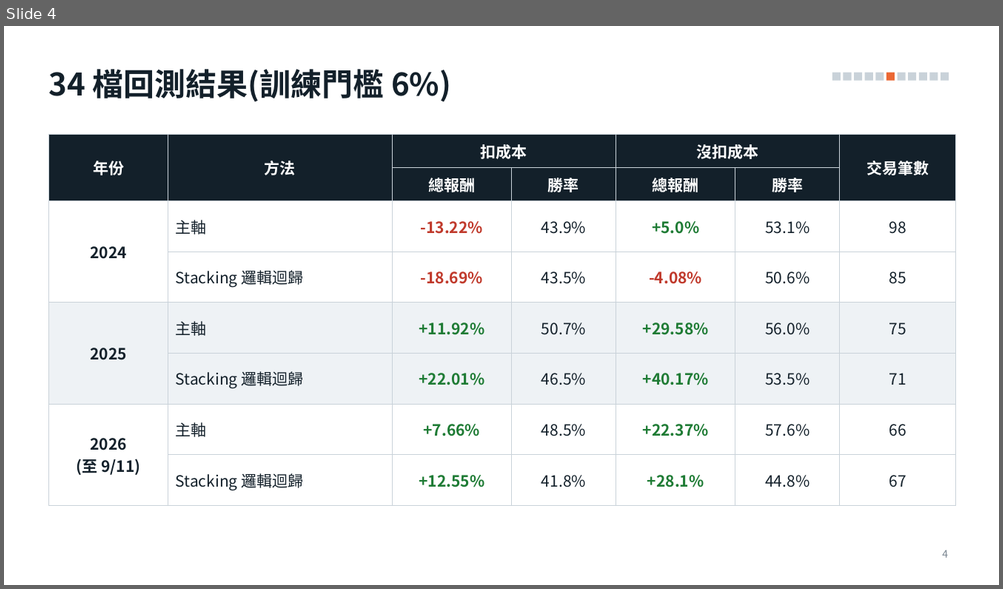
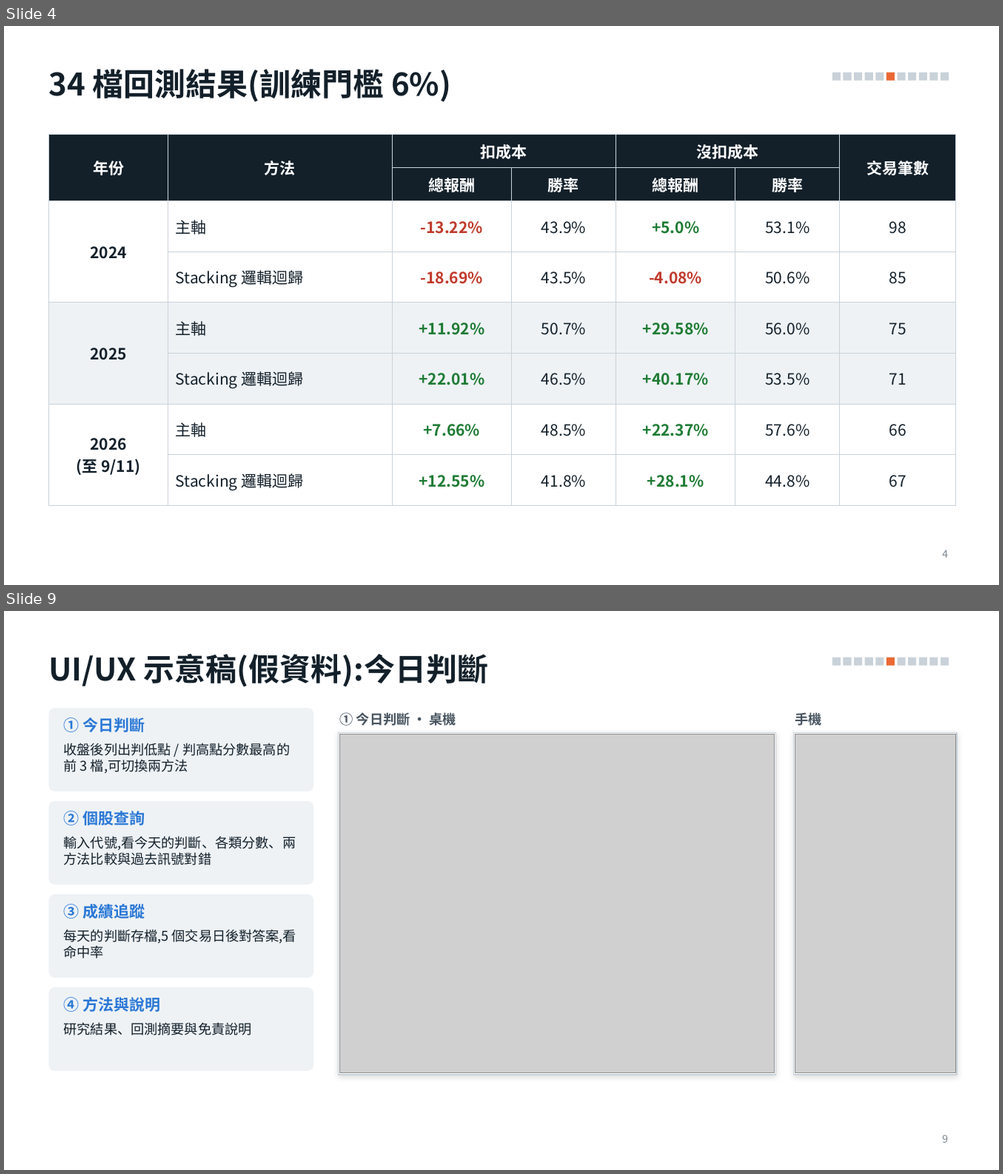
Before and after one commit to alextixu/fcukproject, a slide deck: method_kline_peak/report/kline_peak_report.pptx. Shown one above the other, each under a label of ours: slide 4 before the commit, slides 4 and 9 after it; the slides between them are not shown. The pictures are 1003x589 and 1003x1174 pixels, drawn with LibreOffice and Linux fonts; fonts in the diff are those of the drawing; grey boxes stand for pictures. Boxes give left, top, right and bottom in pixels: in the first picture for what was removed or moved away, otherwise in the second. Text is boxed around its words. In the diff, an @@ line names an element or a change of style, - is before the commit and + after.

```diff
--- a/method_kline_peak/report/kline_peak_report.pptx
+++ b/method_kline_peak/report/kline_peak_report.pptx
@@ slide 9 added at box(4, 611, 999, 1170), background #FFFFFF; not listed: 11 template elements that a slide beside it also shows @@
@@ title added at box(48, 654, 488, 687), 30 pt, text #13202A, bold @@
+UI/UX 示意稿(假資料):今日判斷
@@ rounded rectangle added at box(48, 708, 313, 792), fill #EEF2F5 @@
@@ text added at box(64, 718, 145, 732), 15 pt, text #2A78D6, bold @@
+① 今日判斷
@@ text added at box(340, 712, 456, 726), 13 pt, text #47545F, bold @@
+① 今日判斷 · 桌機
@@ text added at box(794, 712, 821, 726), 13 pt, text #47545F, bold @@
+手機
@@ text added at box(64, 743, 290, 774), 13 pt, text #13202A @@
+收盤後列出判低點 / 判高點分數最高的前 3 檔,可切換兩方法
@@ rectangle added at box(338, 732, 776, 1075), fill #FFFFFF, outline #C9D2D9 1 pt @@
@@ picture added at box(340, 734, 774, 1073) @@
@@ rectangle added at box(794, 732, 957, 1075), fill #FFFFFF, outline #C9D2D9 1 pt @@
@@ picture added at box(795, 734, 956, 1073) @@
@@ rounded rectangle added at box(48, 801, 313, 885), fill #EEF2F5 @@
@@ text added at box(64, 809, 145, 828), 15 pt, text #2A78D6, bold @@
+② 個股查詢
@@ text added at box(64, 836, 296, 866), 13 pt, text #13202A @@
+輸入代號,看今天的判斷、各類分數、兩方法比較與過去訊號對錯
@@ rounded rectangle added at box(48, 894, 313, 978), fill #EEF2F5 @@
@@ text added at box(64, 904, 145, 919), 15 pt, text #2A78D6, bold @@
+③ 成績追蹤
@@ text added at box(64, 929, 296, 959), 13 pt, text #13202A @@
+每天的判斷存檔,5 個交易日後對答案,看命中率
@@ rounded rectangle added at box(48, 988, 313, 1071), fill #EEF2F5 @@
@@ text added at box(64, 997, 160, 1012), 15 pt, text #2A78D6, bold @@
+④ 方法與說明
@@ text added at box(64, 1022, 252, 1036), 13 pt, text #13202A @@
+研究結果、回測摘要與免責說明
@@ page number added at box(942, 1135, 948, 1143), 10 pt, text #7A8691 @@
+9
```
Also in this commit, not shown: 3 slides changed, 4 other slides added, 1 slide removed, 13 other files.
